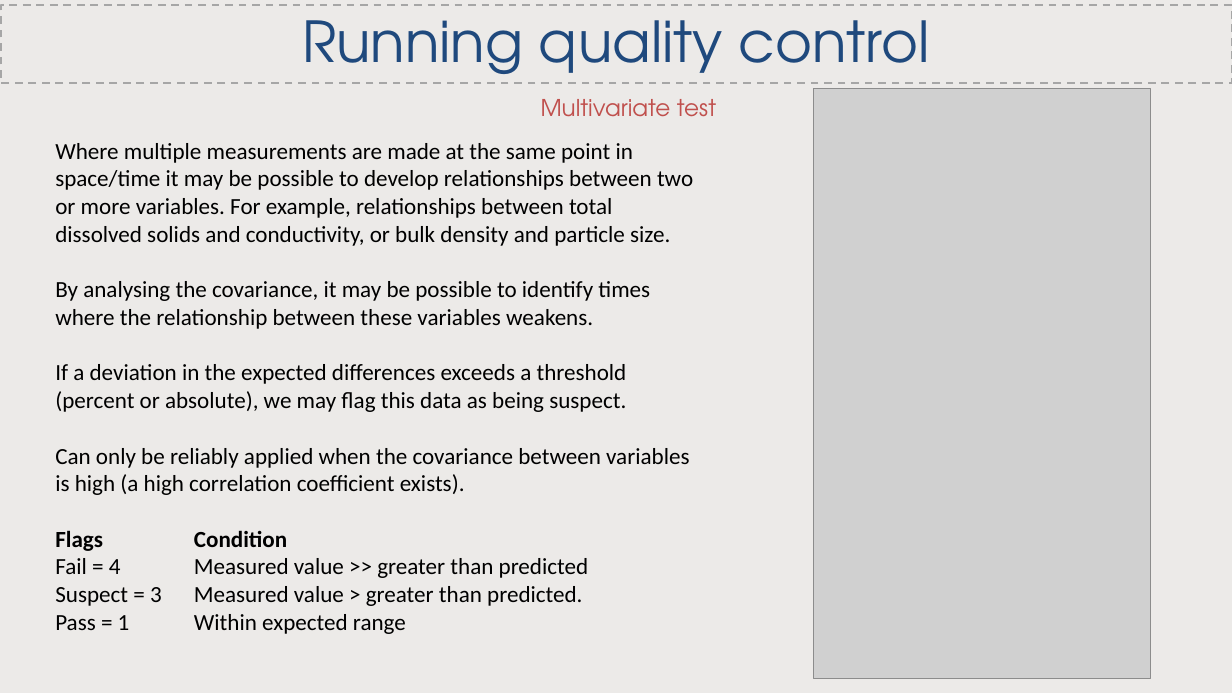
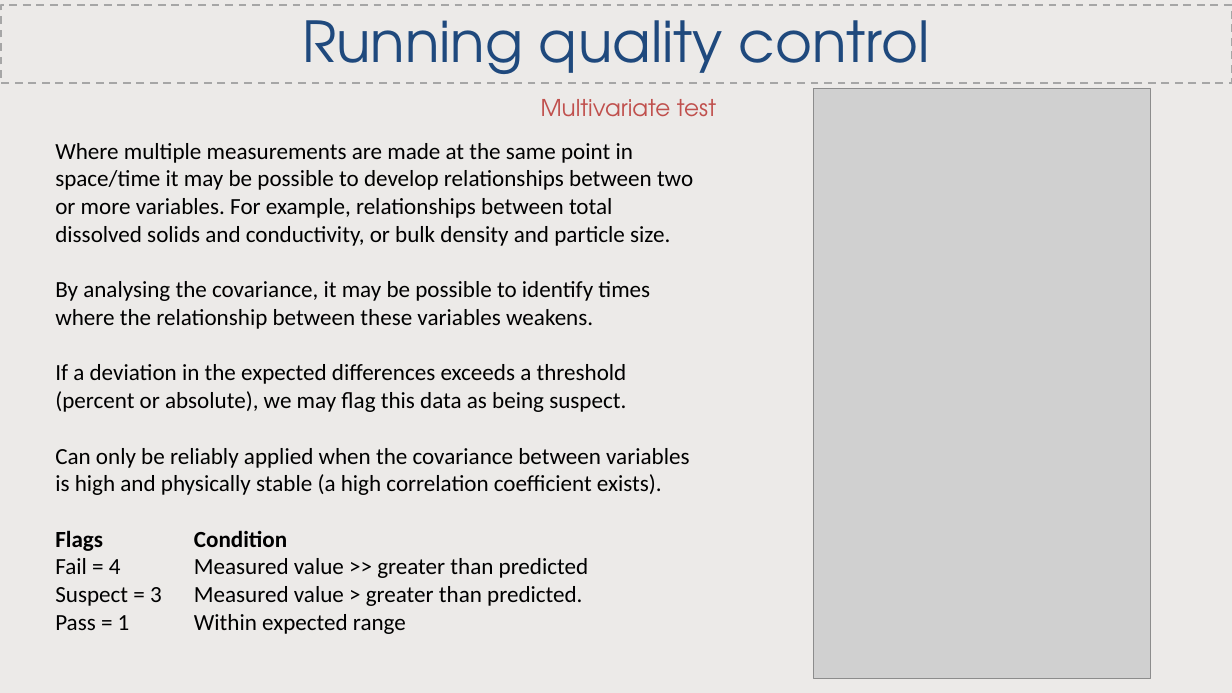
Before and after one commit to CatchmentSci/GEO8026, a slide deck: slide 14 of Block 02/slides/GEO8026_2021_22_Lecture2.pptx. Drawn at 1232x693 pixels with LibreOffice and Linux fonts; fonts in the diff are those of the drawing; grey boxes stand for pictures. Boxes give left, top, right and bottom in pixels: in the first picture for what was removed or moved away, otherwise in the second. Text is boxed around its words. In the diff, an @@ line names an element or a change of style, - is before the commit and + after.

```diff
--- a/Block 02/slides/GEO8026_2021_22_Lecture2.pptx
+++ b/Block 02/slides/GEO8026_2021_22_Lecture2.pptx
@@ text at box(55, 448, 690, 495): text changed @@
-Can only be reliably applied when the covariance between variables is high (a high correlation coefficient exists).
+Can only be reliably applied when the covariance between variables is high and physically stable (a high correlation coefficient exists).
```
Also in this commit, not shown: 2 other slides changed, 3 other files.
